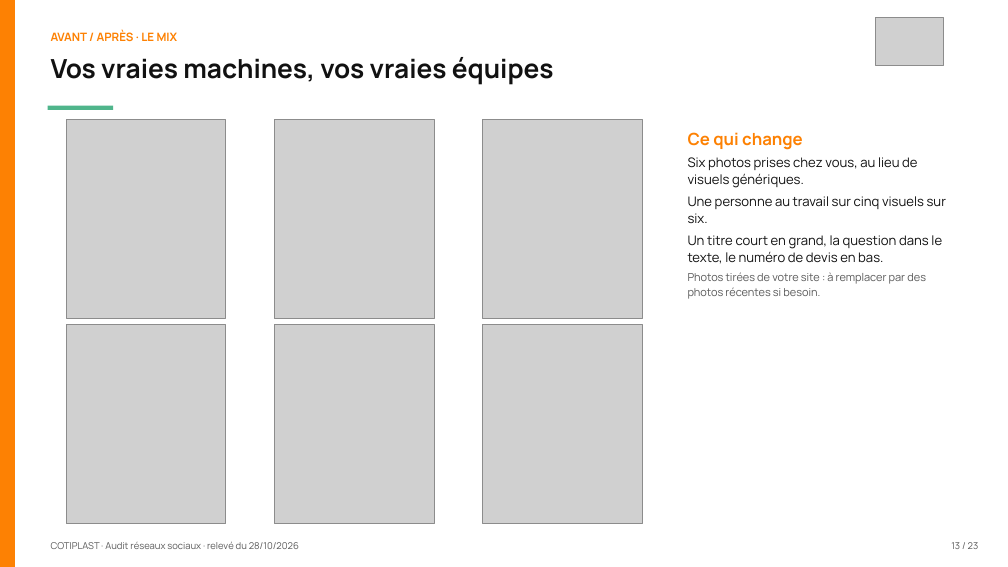
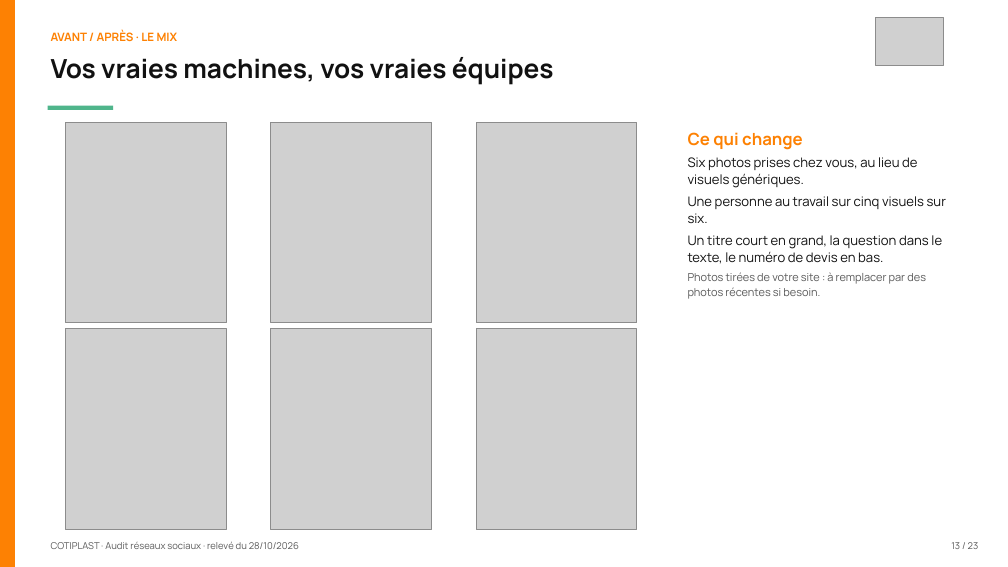
Before and after one commit to leslita06/fatima-unifood-fictif, a slide deck: slide 13 of tmp-tj/261028_cotiplast_audit-reseaux-sociaux_v1.pptx. Drawn at 1008x567 pixels with LibreOffice and Linux fonts; fonts in the diff are those of the drawing; grey boxes stand for pictures. Boxes give left, top, right and bottom in pixels: in the first picture for what was removed or moved away, otherwise in the second. Text is boxed around its words. In the diff, an @@ line names an element or a change of style, - is before the commit and + after.

```diff
--- a/tmp-tj/261028_cotiplast_audit-reseaux-sociaux_v1.pptx
+++ b/tmp-tj/261028_cotiplast_audit-reseaux-sociaux_v1.pptx
@@ picture: place and size @@
-picture at bbox=[66, 119, 225, 318]
+picture at bbox=[66, 122, 227, 323]
@@ picture: place and size @@
-picture at bbox=[66, 324, 225, 524]
+picture at bbox=[66, 329, 227, 530]
@@ 4 pictures: place and size @@
-4 pictures at bbox=[274, 119, 643, 524]
+4 pictures at bbox=[271, 122, 637, 530]
```
Also in this commit, not shown: 13 other slides changed.
